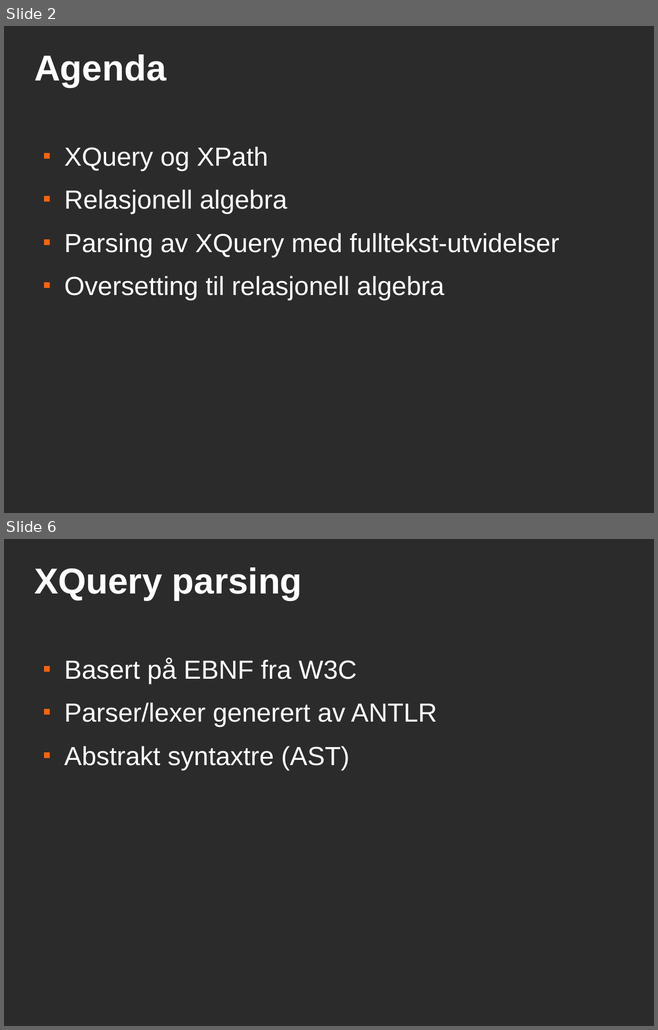
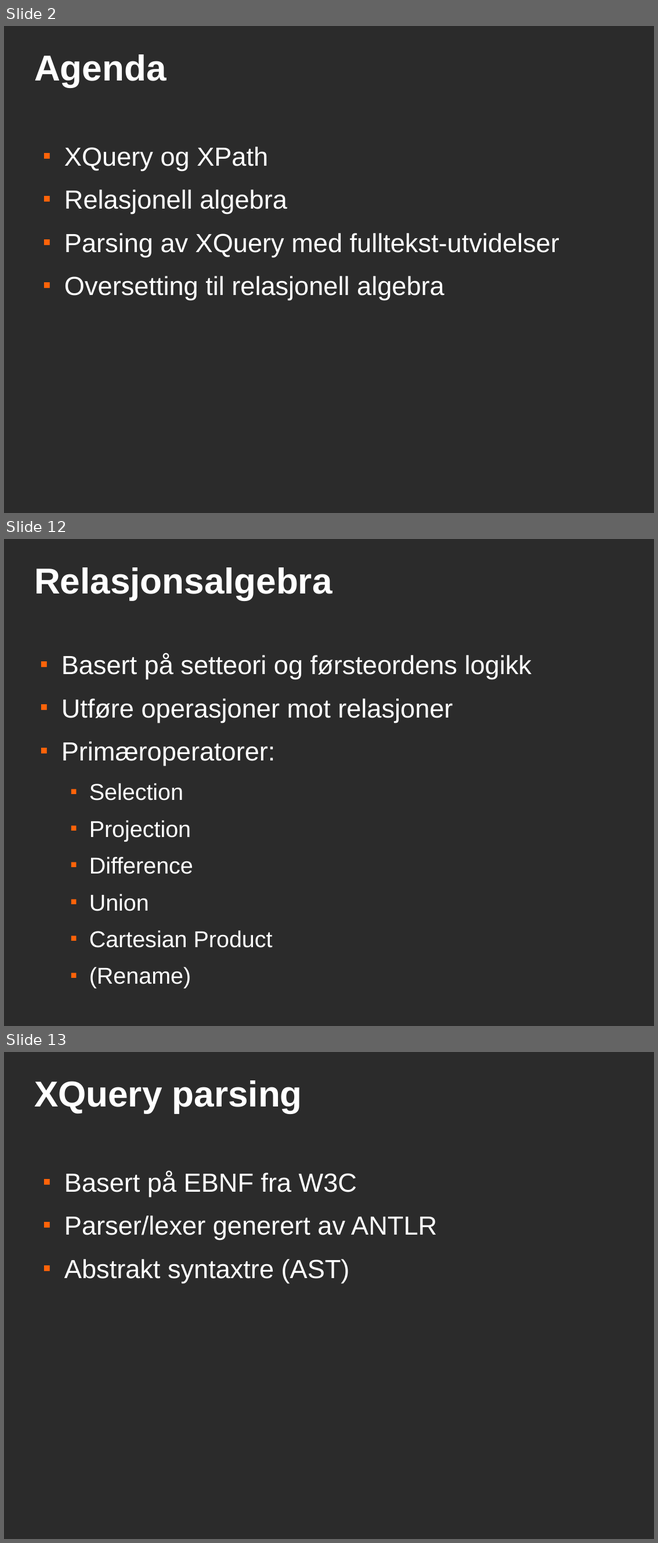
Before and after one commit to andrerav/xqft-parser, a slide deck: doc/xqueryft.odp. Shown one above the other, each under a label of ours: slides 2 and 6 before the commit, slides 2, 12 and 13 after it; the slides between them are not shown. The pictures are 658x1030 and 658x1543 pixels, drawn with LibreOffice and Linux fonts; fonts in the diff are those of the drawing; background and template pictures are left out; a plain dark background stands for a picture behind light text. Boxes give left, top, right and bottom in pixels: in the first picture for what was removed or moved away, otherwise in the second. Text is boxed around its words. In the diff, an @@ line names an element or a change of style, - is before the commit and + after.

```diff
--- a/doc/xqueryft.odp
+++ b/doc/xqueryft.odp
@@ slide 12 added at (x1=4, y1=539, x2=654, y2=1026), background picture (left out) @@
@@ title added at (x1=34, y1=567, x2=332, y2=600), 44 pt, text #FFFFFF, bold @@
+Relasjonsalgebra
@@ text added at (x1=61, y1=654, x2=531, y2=988), 32 pt, text #FFFFFF @@
+■ Basert på setteori og førsteordens logikk
+■ Utføre operasjoner mot relasjoner
+■ Primæroperatorer:
+  ■ Selection
+  ■ Projection
+  ■ Difference
+  ■ Union
+  ■ Cartesian Product
+  ■ (Rename)
@@ what was slide 6 is now slide 13 @@
```
Also in this commit, not shown: 1 slide changed, 8 other slides added, 2 slides removed, 1 other file.
